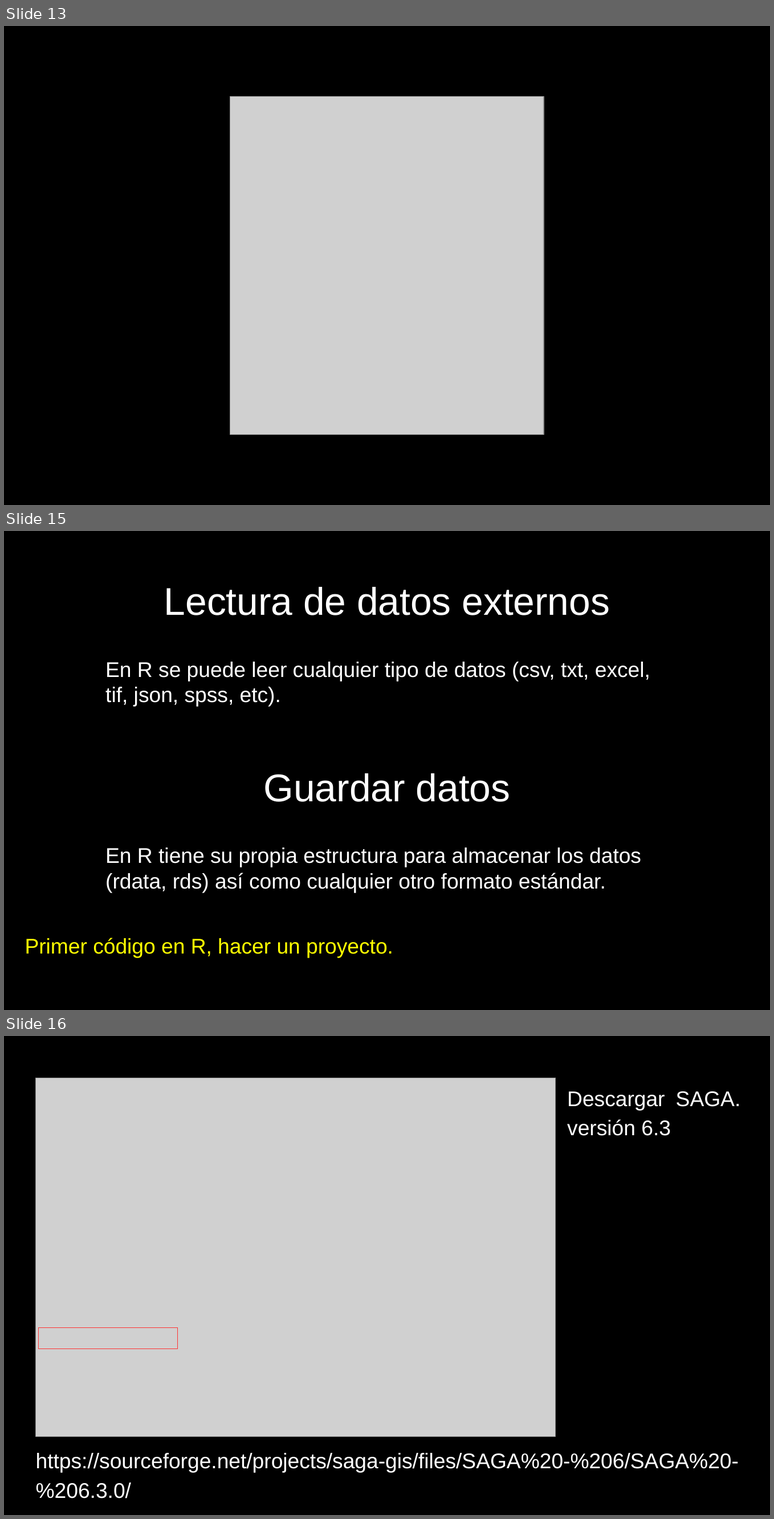
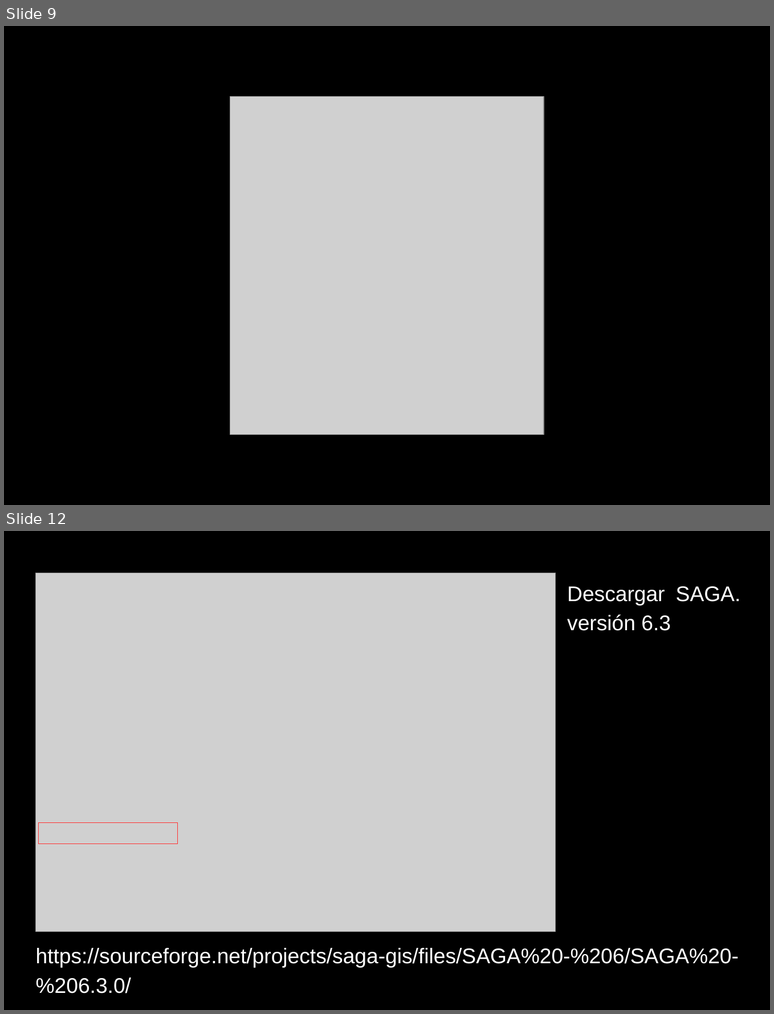
Before and after one commit to lebalcazar/R_IITCA, a slide deck: Presentacion/presentacion_01.odp. Shown one above the other, each under a label of ours: slides 13, 15 and 16 before the commit, slides 9 and 12 after it; the slides between them are not shown. The pictures are 774x1519 and 774x1014 pixels, drawn with LibreOffice and Linux fonts; fonts in the diff are those of the drawing; grey boxes stand for pictures. Boxes give left, top, right and bottom in pixels: in the first picture for what was removed or moved away, otherwise in the second. Text is boxed around its words. In the diff, an @@ line names an element or a change of style, - is before the commit and + after.

```diff
--- a/Presentacion/presentacion_01.odp
+++ b/Presentacion/presentacion_01.odp
@@ slide 15 removed at (4,531,770,1010), background #000000 @@
@@ title removed at (164,587,610,615) @@
-Lectura de datos externos
@@ title removed at (105,662,650,707) @@
-En R se puede leer cualquier tipo de datos (csv, txt, excel, tif, json, spss, etc).
@@ title removed at (264,773,511,802) @@
-Guardar datos
@@ title removed at (105,847,641,892) @@
-En R tiene su propia estructura para almacenar los datos (rdata, rds) así como cualquier otro formato estándar.
@@ title removed at (25,937,393,958) @@
-Primer código en R, hacer un proyecto.
@@ what was slide 13 is now slide 9 @@
@@ what was slide 16 is now slide 12 @@
```
Also in this commit, not shown: 5 slides changed, 1 slide added, 4 other slides removed, 1 other file.
